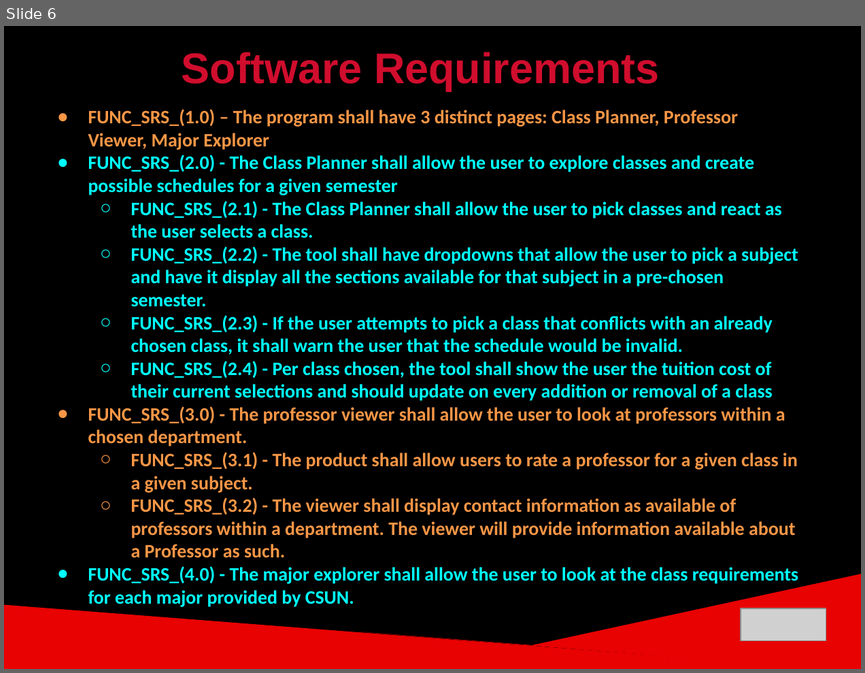
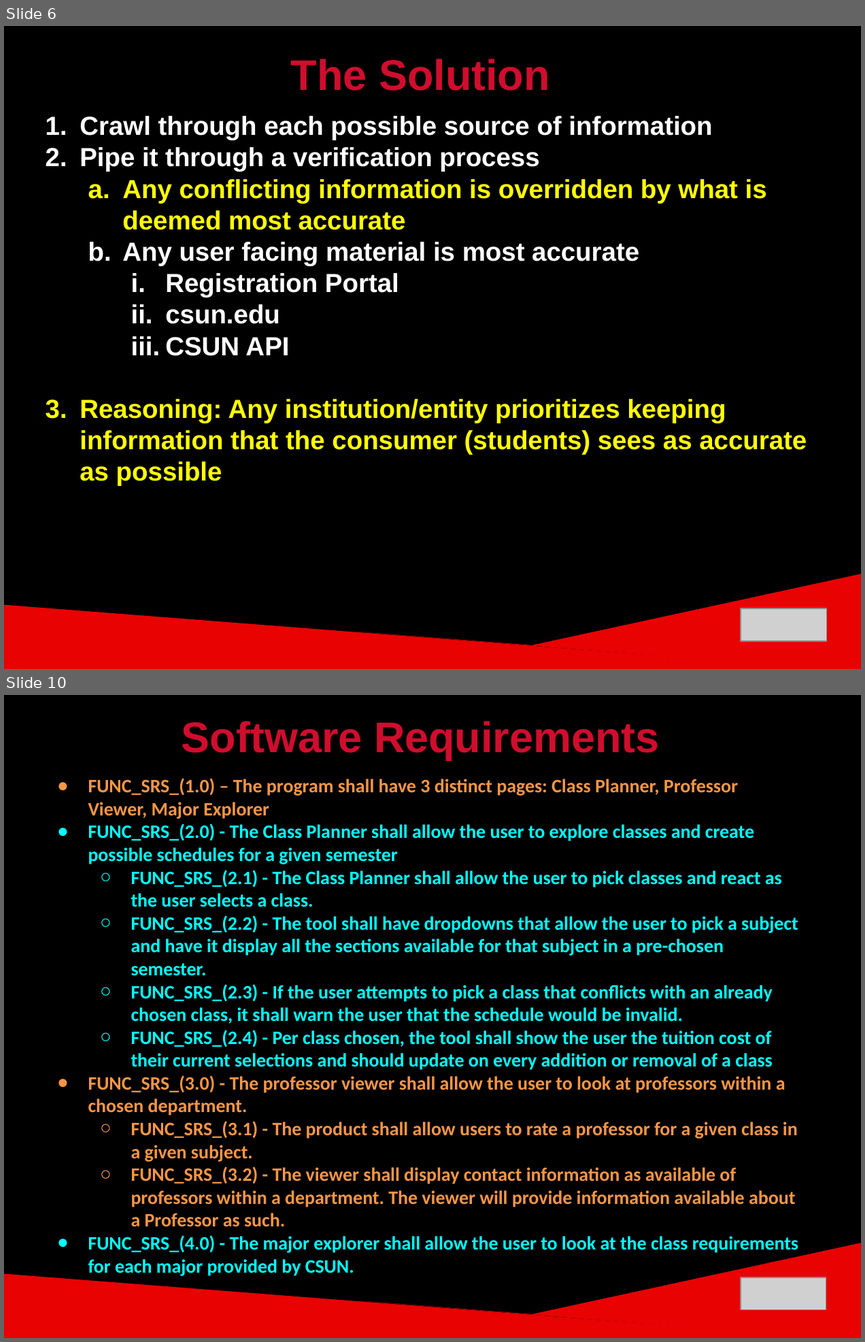
Before and after one commit to ckjarmon/CSUN-Dashboard, a slide deck: documentation/White Volley Girls - Final Project Presentation (Season 2).pptx. Shown one above the other, each under a label of ours: slide 6 before the commit, slides 6 and 10 after it; the slides between them are not shown. The pictures are 865x673 and 865x1342 pixels, drawn with LibreOffice and Linux fonts; fonts in the diff are those of the drawing; grey boxes stand for pictures. Boxes give left, top, right and bottom in pixels: in the first picture for what was removed or moved away, otherwise in the second. Text is boxed around its words. In the diff, an @@ line names an element or a change of style, - is before the commit and + after.

```diff
--- a/documentation/White Volley Girls - Final Project Presentation (Season 2).pptx
+++ b/documentation/White Volley Girls - Final Project Presentation (Season 2).pptx
@@ slide 6 added at [4, 26, 861, 669], background #000000; not listed: 2 template elements that a slide beside it also shows @@
@@ text added at [291, 59, 550, 91], 36 pt, text #D00D2D, bold @@
+The Solution
@@ text added at [79, 116, 806, 486], 22 pt, text #FFFF00, bold @@
+1. Crawl through each possible source of information
+2. Pipe it through a verification process
+  a. Any conflicting information is overridden by what is deemed most accurate
+  b. Any user facing material is most accurate
+    i. Registration Portal
+    ii. csun.edu
+    iii. CSUN API
+3. Reasoning: Any institution/entity prioritizes keeping information that the consumer (students) sees as accurate as possible
@@ picture added at [740, 608, 827, 640] @@
@@ what was slide 6 is now slide 10 @@
```
Also in this commit, not shown: 5 slides changed, 7 other slides added, 3 slides removed.
